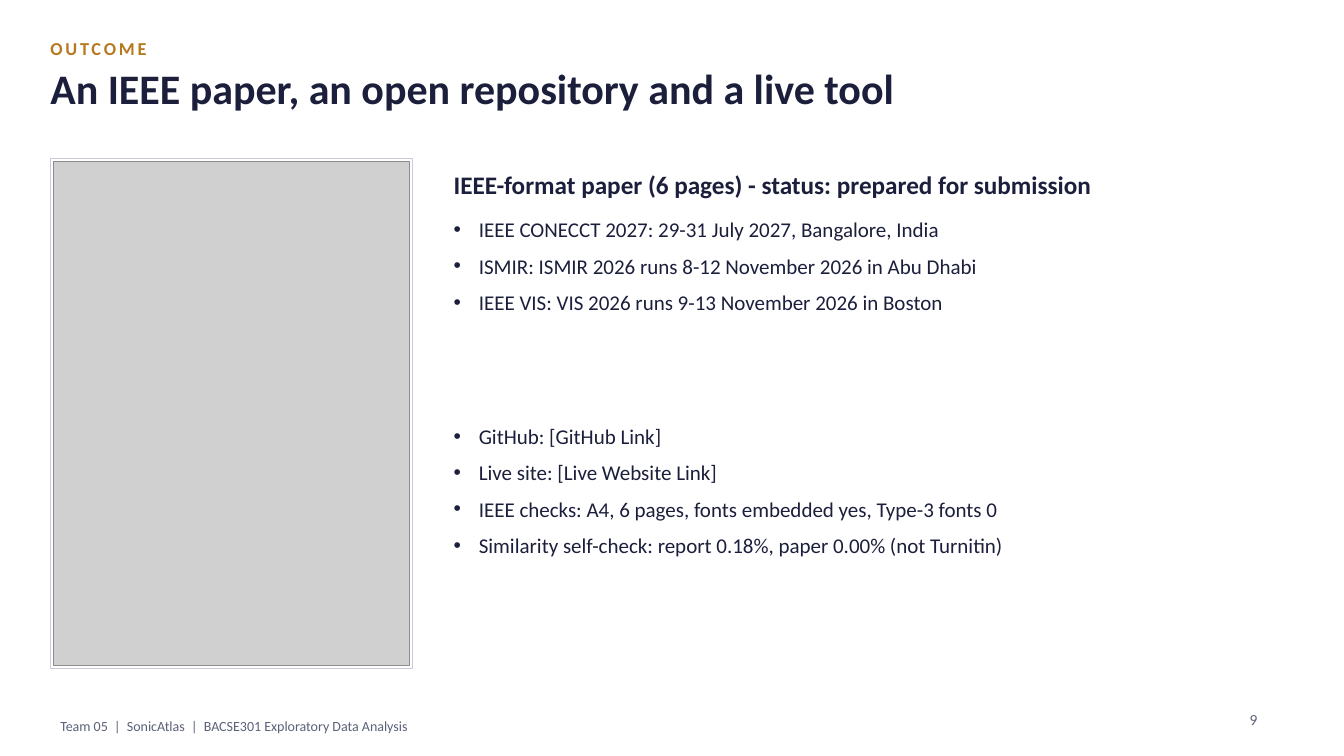
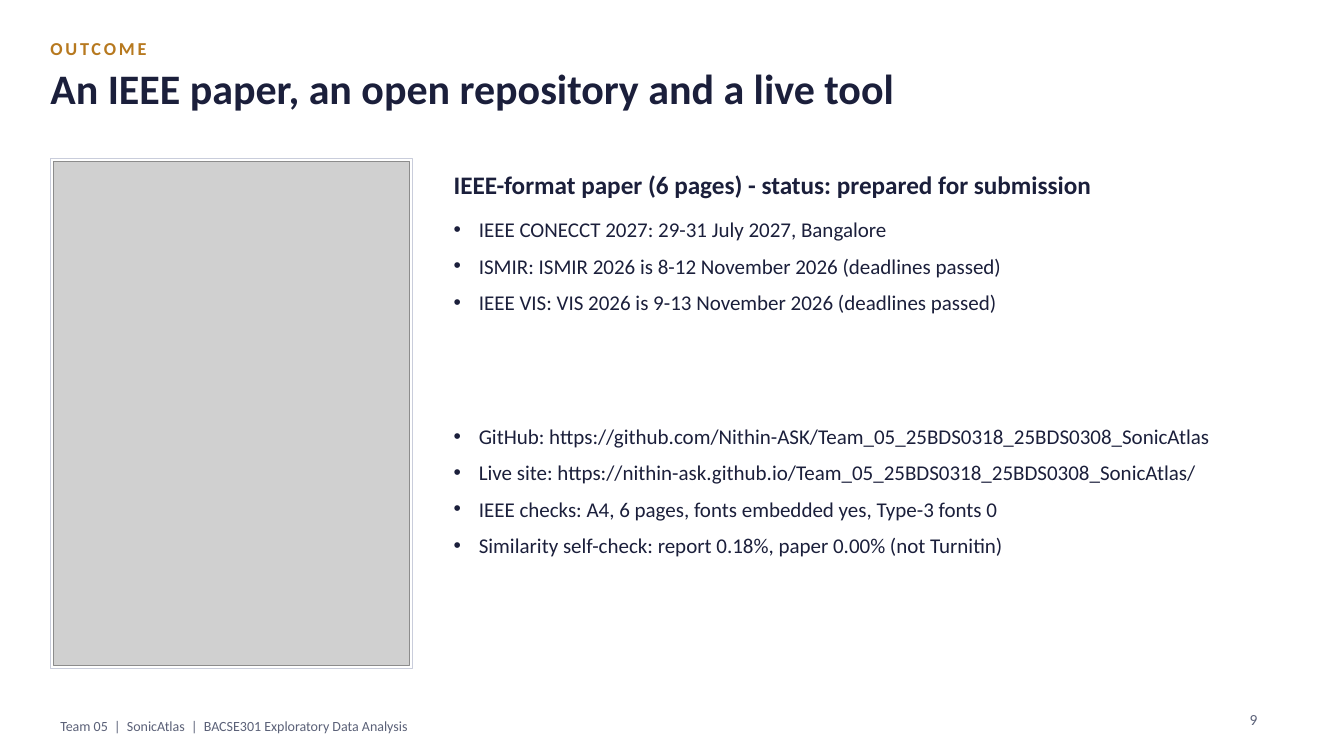
Before and after one commit to Nithin-ASK/Team_05_25BDS0318_25BDS0308_SonicAtlas, a slide deck: slide 9 of deliverables/Team_05_25BDS0318_25BDS0308_Review3_PPT.pptx. Drawn at 1344x756 pixels with LibreOffice and Linux fonts; fonts in the diff are those of the drawing; grey boxes stand for pictures. Boxes give left, top, right and bottom in pixels: in the first picture for what was removed or moved away, otherwise in the second. Text is boxed around its words. In the diff, an @@ line names an element or a change of style, - is before the commit and + after.

```diff
--- a/deliverables/Team_05_25BDS0318_25BDS0308_Review3_PPT.pptx
+++ b/deliverables/Team_05_25BDS0318_25BDS0308_Review3_PPT.pptx
@@ text at <box>479,222,1001,314</box>: text changed @@
-• IEEE CONECCT 2027: 29-31 July 2027, Bangalore, India
-• ISMIR: ISMIR 2026 runs 8-12 November 2026 in Abu Dhabi
-• IEEE VIS: VIS 2026 runs 9-13 November 2026 in Boston
+• IEEE CONECCT 2027: 29-31 July 2027, Bangalore
+• ISMIR: ISMIR 2026 is 8-12 November 2026 (deadlines passed)
+• IEEE VIS: VIS 2026 is 9-13 November 2026 (deadlines passed)
@@ text at <box>479,429,1209,484</box>: text changed @@
-• GitHub: [GitHub Link]
-• Live site: [Live Website Link]
+• GitHub: https://github.com/Nithin-ASK/Team_05_25BDS0318_25BDS0308_SonicAtlas
+• Live site: https://nithin-ask.github.io/Team_05_25BDS0318_25BDS0308_SonicAtlas/
```
Also in this commit, not shown: 37 other files.
